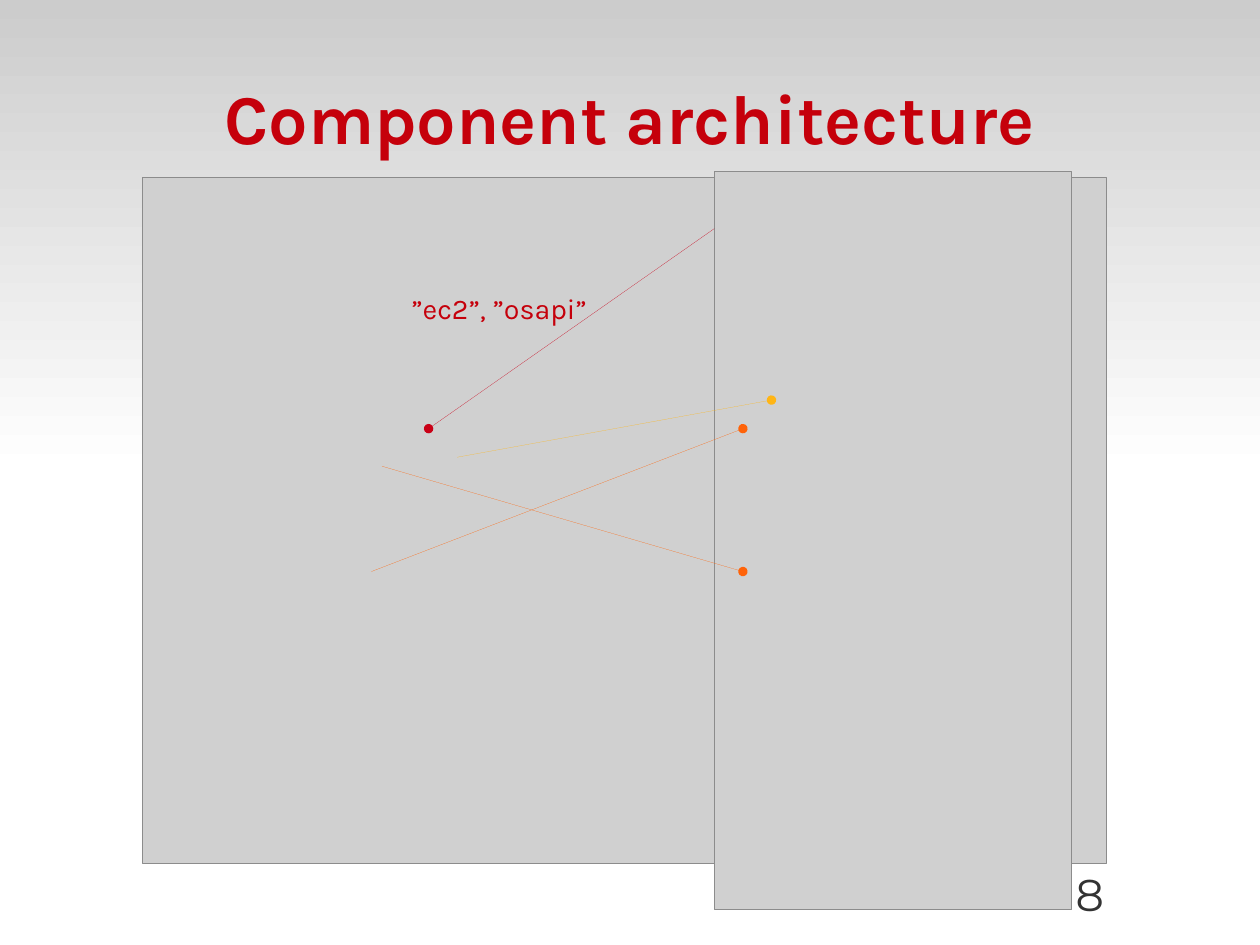
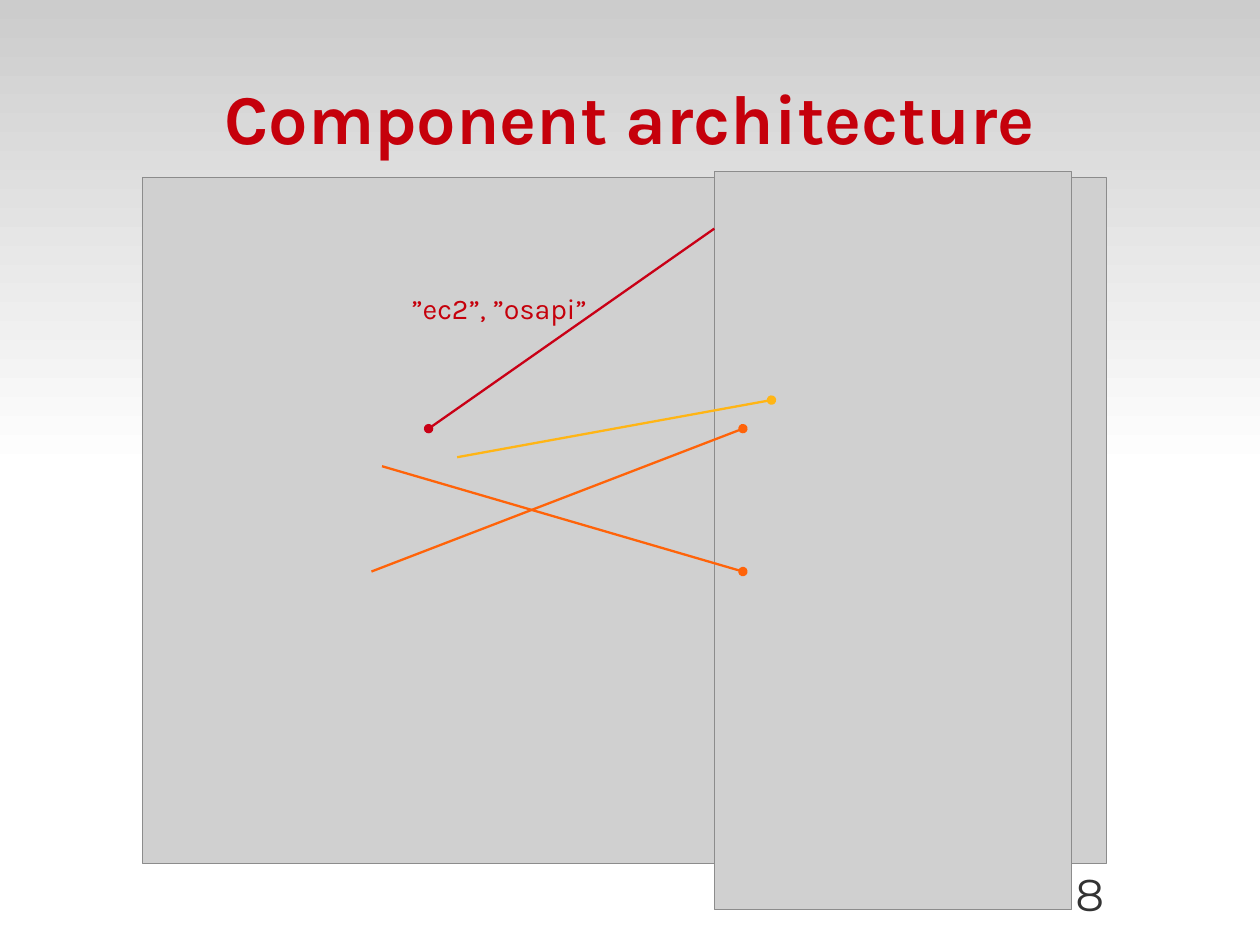
Before and after one commit to zyluo/talk-COSUG-2012, a slide deck: slide 8 of COSUG-2012.odp. Drawn at 1260x945 pixels with LibreOffice and Linux fonts; fonts in the diff are those of the drawing; grey boxes stand for pictures; background and template pictures are left out. Boxes give left, top, right and bottom in pixels: in the first picture for what was removed or moved away, otherwise in the second. Text is boxed around its words. In the diff, an @@ line names an element or a change of style, - is before the commit and + after.

```diff
--- a/COSUG-2012.odp
+++ b/COSUG-2012.odp
@@ arrow (715, 229) - (429, 429): stroke #C90016 0 pt to #C90016 1.45 pt @@
@@ arrow (772, 400) - (457, 457): stroke #FFB515 0 pt to #FFB515 1.45 pt @@
@@ arrow (743, 429) - (372, 572): stroke #FF6309 0 pt to #FF6309 1.45 pt @@
@@ arrow (743, 572) - (382, 466): stroke #FF6309 0 pt to #FF6309 1.45 pt @@
```
Also in this commit, not shown: 3 other slides changed.
